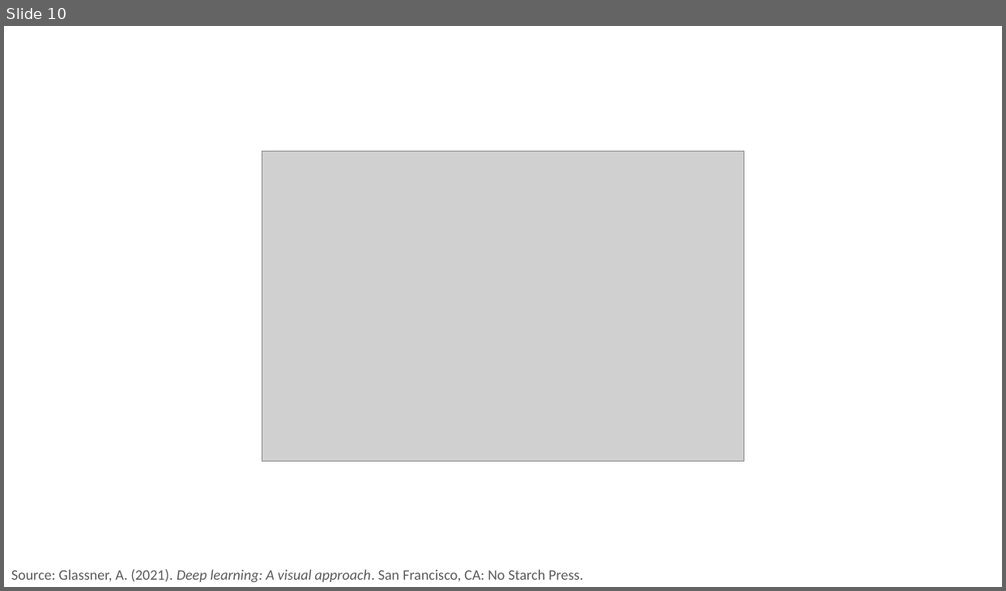
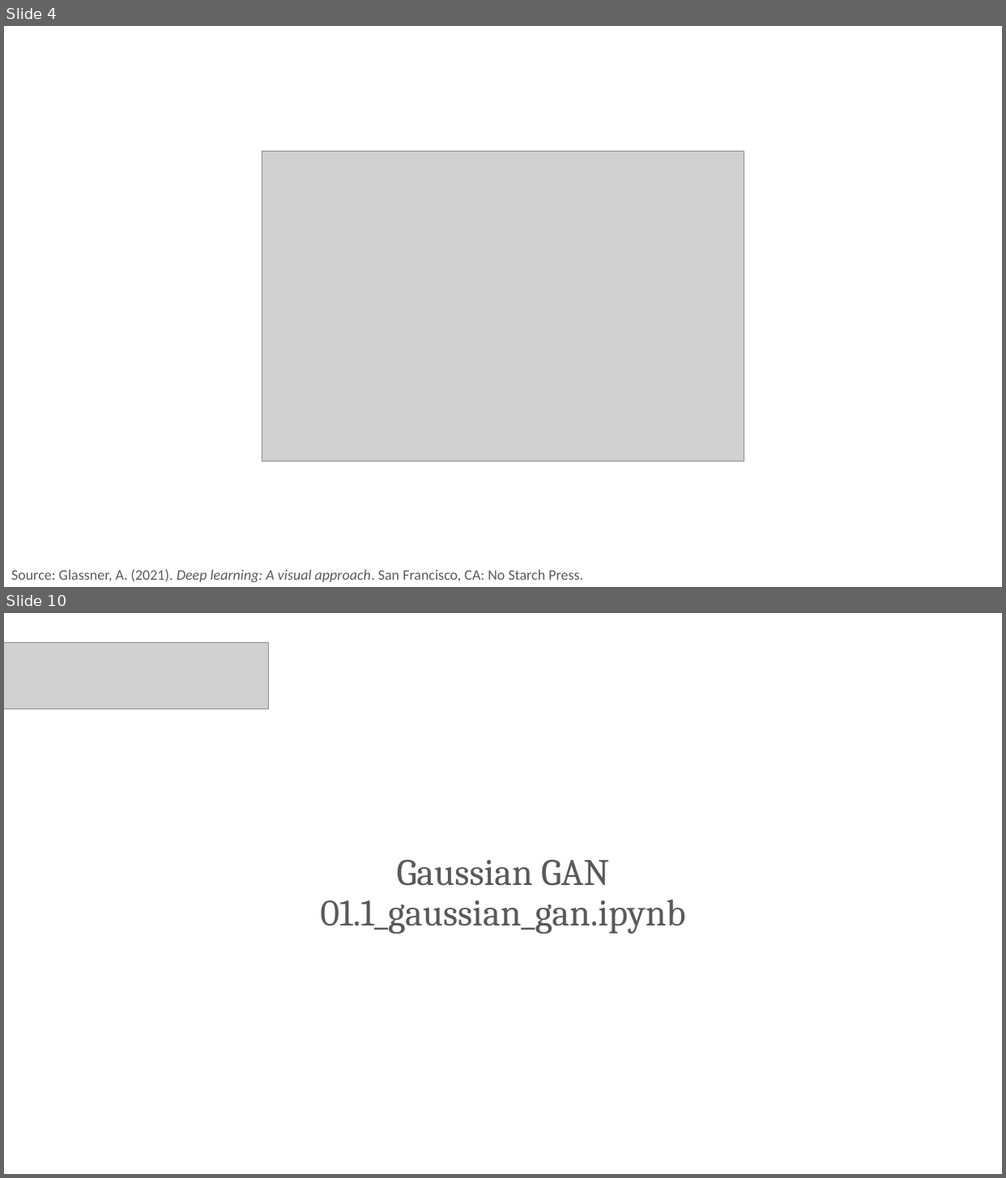
Before and after one commit to PracticumAI/gan, a slide deck: presentations/01_gan_intro.pptx. Shown one above the other, each under a label of ours: slide 10 before the commit, slides 4 and 10 after it; the slides between them are not shown. The pictures are 1006x591 and 1006x1178 pixels, drawn with LibreOffice and Linux fonts; fonts in the diff are those of the drawing; grey boxes stand for pictures. Boxes give left, top, right and bottom in pixels: in the first picture for what was removed or moved away, otherwise in the second. Text is boxed around its words. In the diff, an @@ line names an element or a change of style, - is before the commit and + after.

```diff
--- a/presentations/01_gan_intro.pptx
+++ b/presentations/01_gan_intro.pptx
@@ slide 10 added at (4, 613, 1002, 1174), background #FFFFFF @@
@@ picture added at (4, 643, 269, 709) @@
@@ title added at (320, 860, 685, 934), 36 pt, text #595959 @@
+Gaussian GAN
+01.1_gaussian_gan.ipynb
@@ what was slide 10 is now slide 4 @@
```
Also in this commit, not shown: 6 slides changed, 3 other slides added, 3 slides removed, 1 other file.
